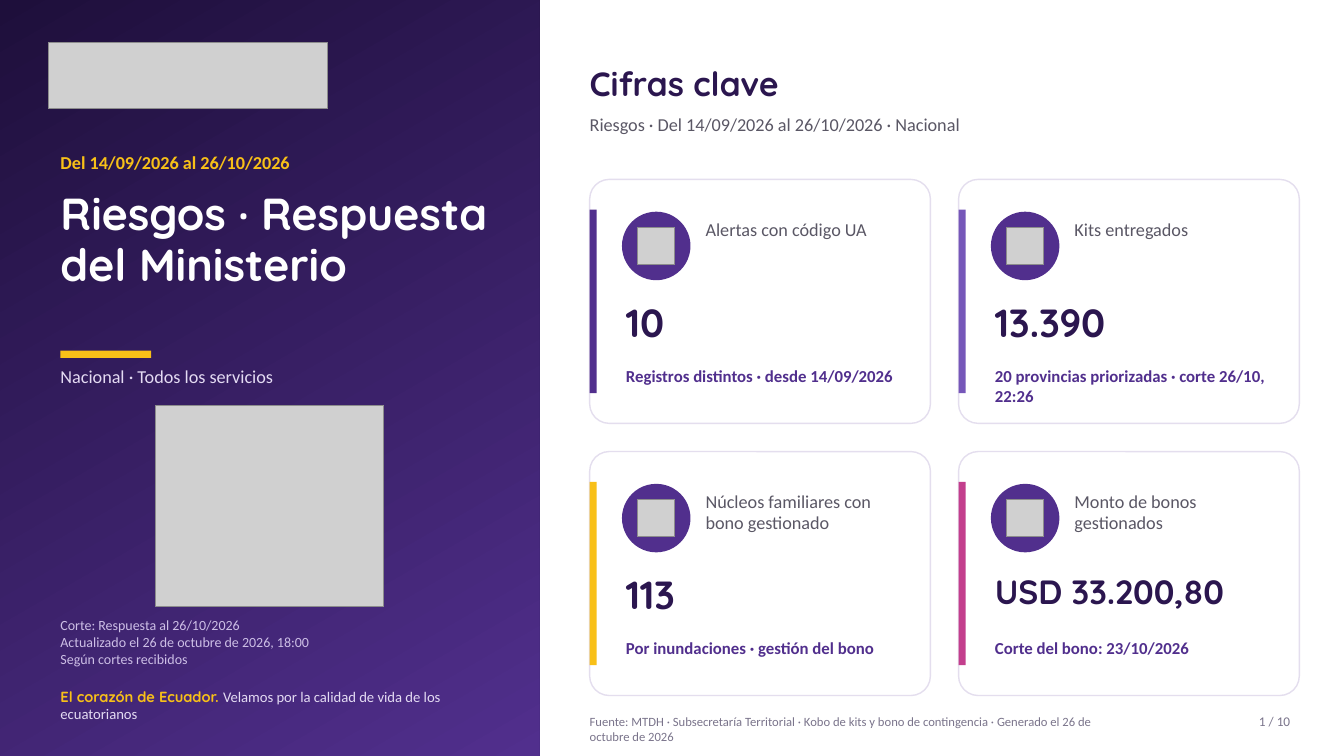
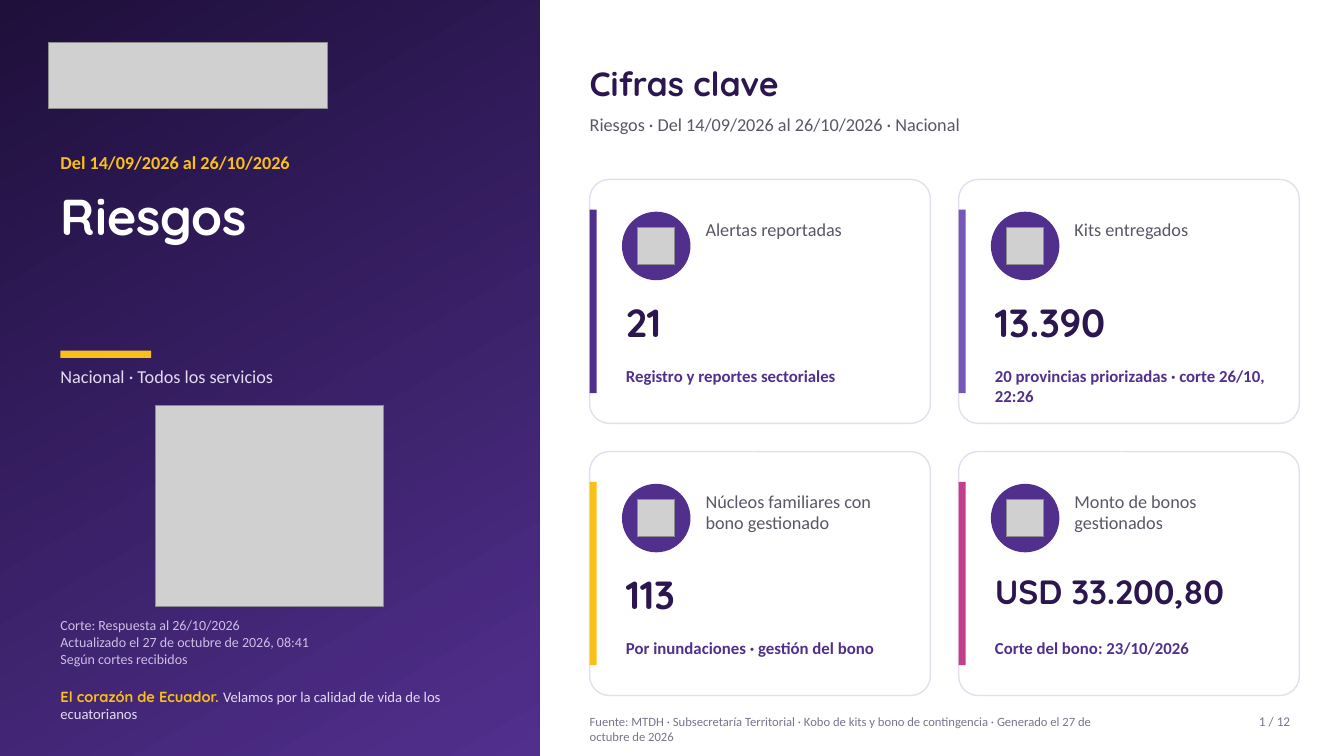
Before and after one commit to JuanAmbuludi/Sistema-Reporte-MTDH, a slide deck: slide 1 of docs/reportes/Seguimiento_ENOS_2026-10-26.pptx. Drawn at 1344x756 pixels with LibreOffice and Linux fonts; fonts in the diff are those of the drawing; grey boxes stand for pictures. Boxes give left, top, right and bottom in pixels: in the first picture for what was removed or moved away, otherwise in the second. Text is boxed around its words. In the diff, an @@ line names an element or a change of style, - is before the commit and + after.

Commit message:
Incorporar 11 reportes sectoriales y adaptar Riesgos al PDF aprobado

```diff
--- a/docs/reportes/Seguimiento_ENOS_2026-10-26.pptx
+++ b/docs/reportes/Seguimiento_ENOS_2026-10-26.pptx
@@ text at <box>60,198,246,245</box>: text changed; size 32 to 36 pt @@
-Riesgos · Respuesta del Ministerio
+Riesgos
@@ text at <box>706,223,841,239</box>: text changed @@
-Alertas con código UA
+Alertas reportadas
@@ text at <box>626,309,661,337</box>: text changed @@
-10
+21
@@ text at <box>626,370,835,385</box>: text changed @@
-Registros distintos · desde 14/09/2026
+Registro y reportes sectoriales
@@ text at <box>60,637,309,649</box>: text changed @@
-Actualizado el 26 de octubre de 2026, 18:00
+Actualizado el 27 de octubre de 2026, 08:41
@@ text at <box>590,717,1091,741</box>: text changed @@
-Fuente: MTDH · Subsecretaría Territorial · Kobo de kits y bono de contingencia · Generado el 26 de octubre de 2026
+Fuente: MTDH · Subsecretaría Territorial · Kobo de kits y bono de contingencia · Generado el 27 de octubre de 2026
@@ text at <box>1259,717,1290,726</box>: text changed @@
-1 / 10
+1 / 12
```
Also in this commit, not shown: 9 other slides changed, 2 slides added, 14 other files.
